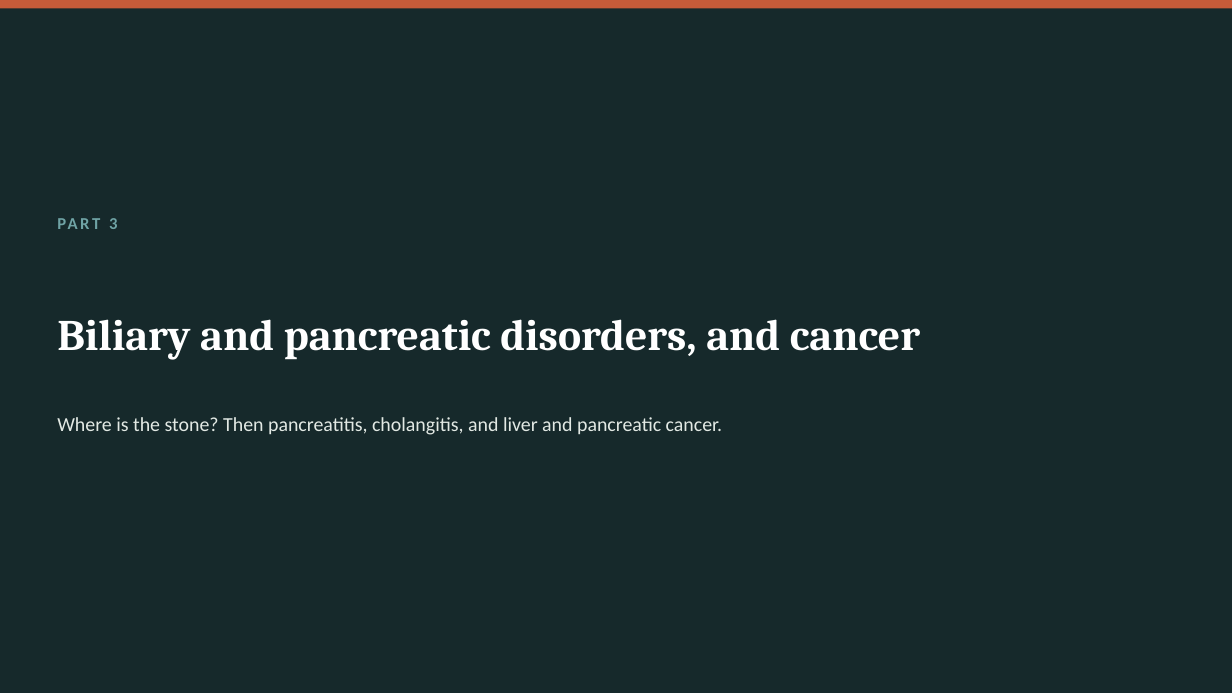
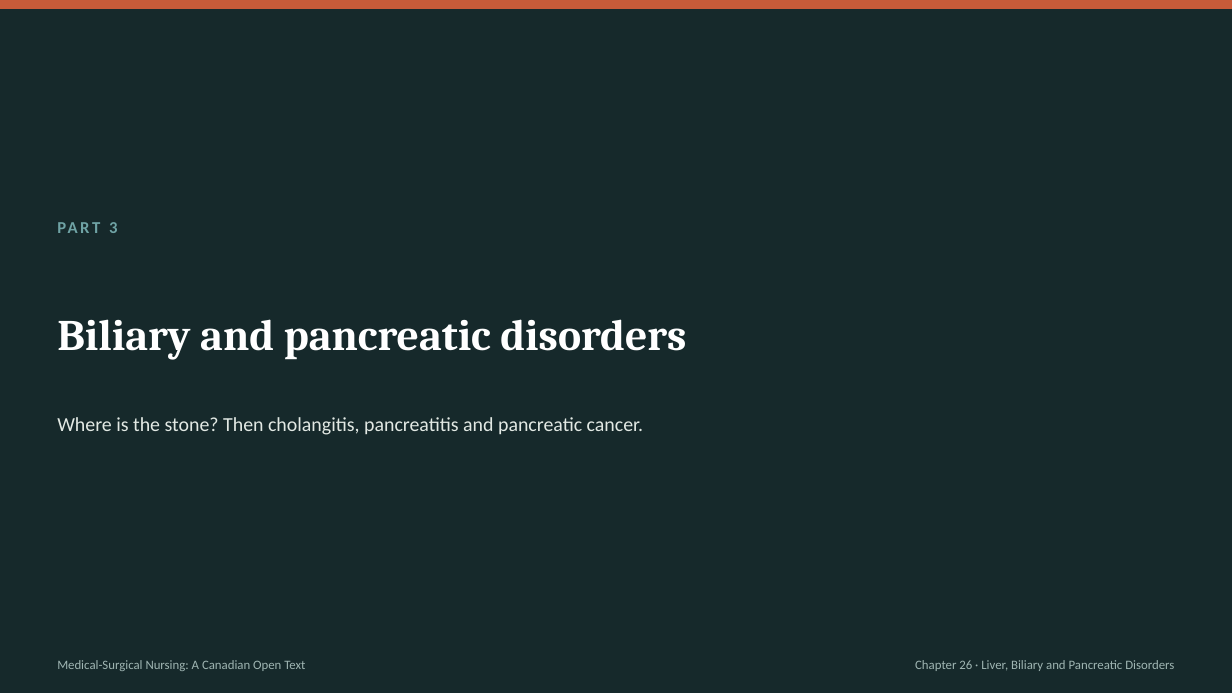
Before and after one commit to andrewleenl/opensourcenursing, a slide deck: slide 25 of Ch26_Liver_Biliary_and_Pancreatic_Disorders_Lecture_Presentation.pptx (slide 36 before the commit). Drawn at 1232x693 pixels with LibreOffice and Linux fonts; fonts in the diff are those of the drawing. Boxes give left, top, right and bottom in pixels: in the first picture for what was removed or moved away, otherwise in the second. Text is boxed around its words. In the diff, an @@ line names an element or a change of style, - is before the commit and + after.

```diff
--- a/Ch26_Liver_Biliary_and_Pancreatic_Disorders_Lecture_Presentation.pptx
+++ b/Ch26_Liver_Biliary_and_Pancreatic_Disorders_Lecture_Presentation.pptx
@@ text "PART 3" at [109, 222, 117, 233]: vertical alignment top to middle @@
@@ title at [57, 319, 686, 360]: text changed @@
-Biliary and pancreatic disorders, and cancer
+Biliary and pancreatic disorders
@@ text at [57, 417, 643, 435]: text changed @@
-Where is the stone? Then pancreatitis, cholangitis, and liver and pancreatic cancer.
+Where is the stone? Then cholangitis, pancreatitis and pancreatic cancer.
@@ text added at [57, 660, 305, 671], 10 pt, text #9FB5B2 @@
+Medical-Surgical Nursing: A Canadian Open Text
@@ text added at [915, 660, 1174, 671], 10 pt, text #9FB5B2 @@
+Chapter 26 · Liver, Biliary and Pancreatic Disorders
```
Also in this commit, not shown: 10 other slides changed, 38 slides added, 44 slides removed, 1 other file.
